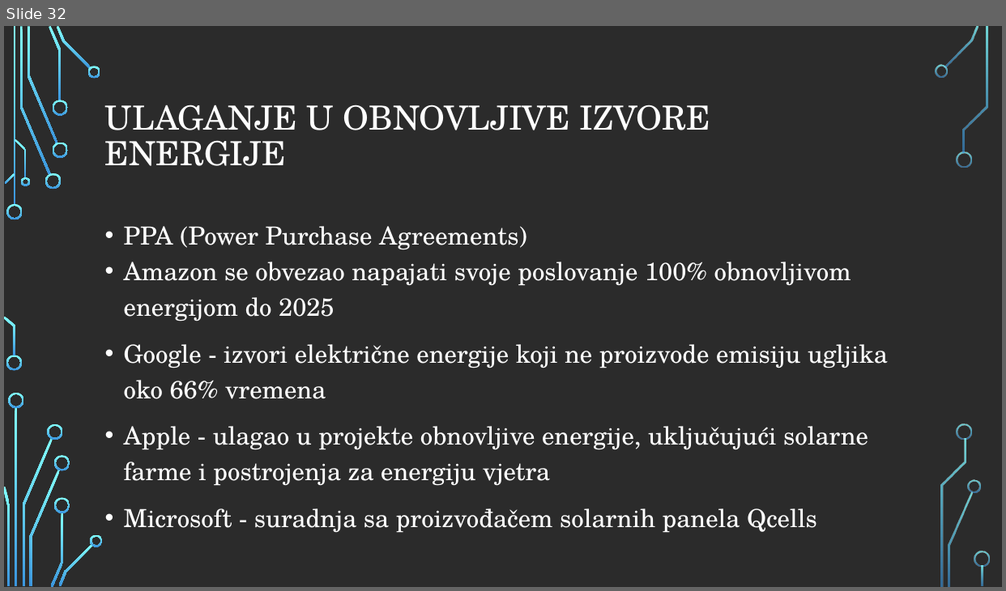
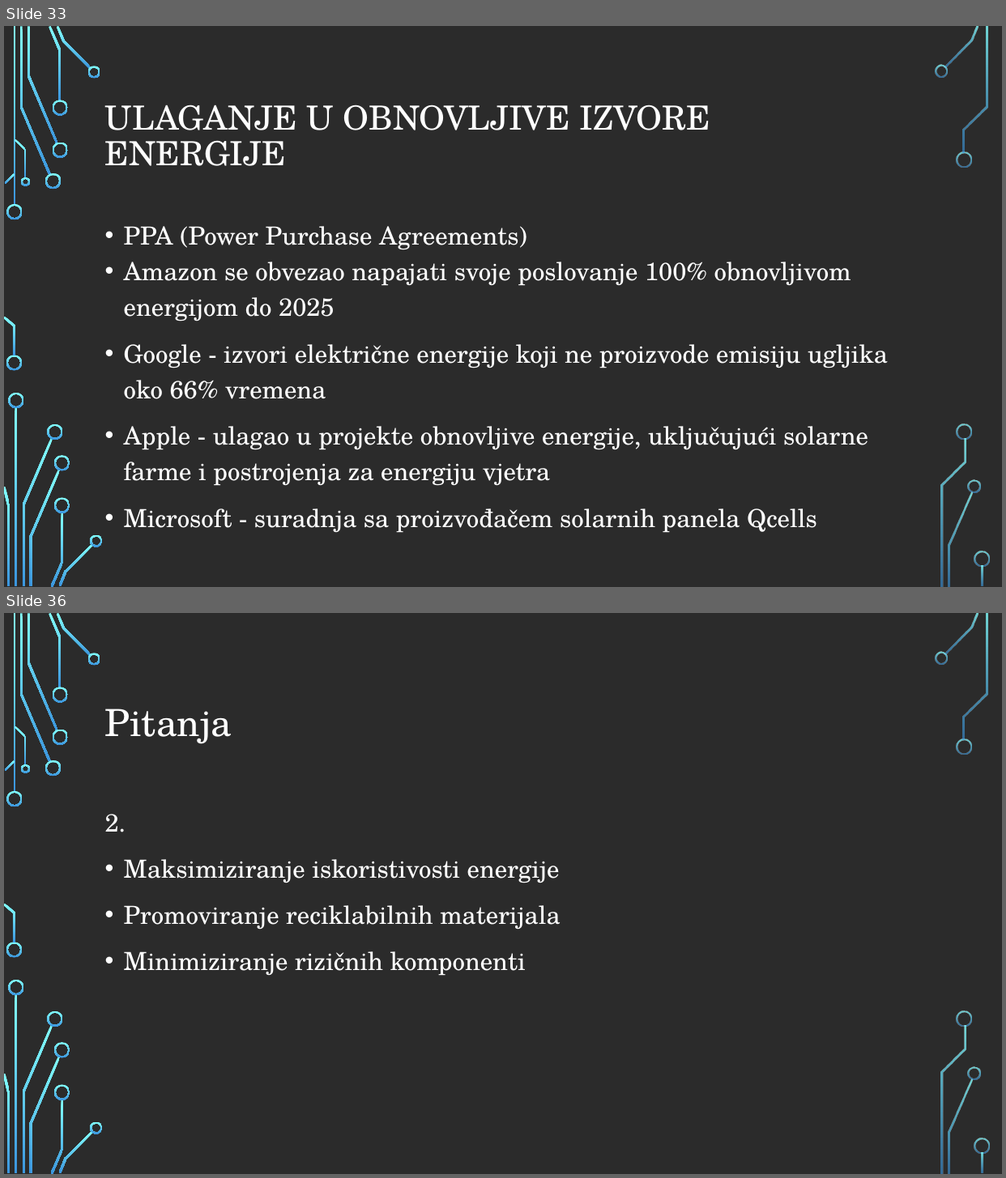
Before and after one commit to MatteoPlisic/Se, a slide deck: Green coding ppt (2).pptx. Shown one above the other, each under a label of ours: slide 32 before the commit, slides 33 and 36 after it; the slides between them are not shown. The pictures are 1006x591 and 1006x1178 pixels, drawn with LibreOffice and Linux fonts; fonts in the diff are those of the drawing; background and template pictures are left out; a plain dark background stands for a picture behind light text. Boxes give left, top, right and bottom in pixels: in the first picture for what was removed or moved away, otherwise in the second. Text is boxed around its words. In the diff, an @@ line names an element or a change of style, - is before the commit and + after.

```diff
--- a/Green coding ppt (2).pptx
+++ b/Green coding ppt (2).pptx
@@ slide 36 added at (4,613,1002,1174), background picture (left out); not listed: 36 template elements that a slide beside it also shows @@
@@ title added at (105,709,232,744), 36 pt, text #FFFFFF @@
+Pitanja
@@ text added at (105,814,560,976), 24 pt, text #FFFFFF @@
+2.
+• Maksimiziranje iskoristivosti energije
+• Promoviranje reciklabilnih materijala
+• Minimiziranje rizičnih komponenti
@@ what was slide 32 is now slide 33 @@
```
Also in this commit, not shown: 4 slides changed, 5 other slides added.
